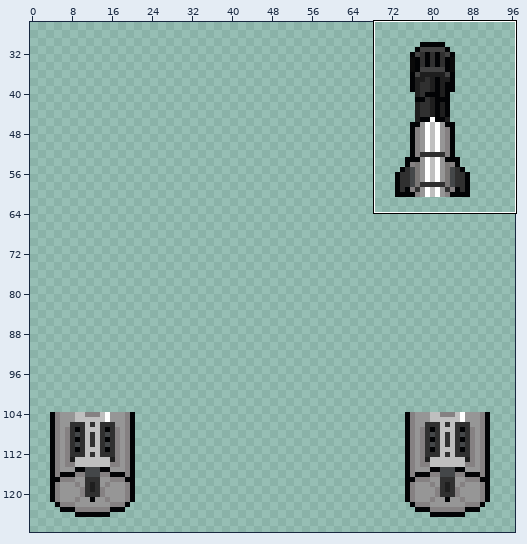
Sprite sheet, stored at Resources/Textures/_RMC14/Objects/dropship_attachments.rsi/30mm_cannon_installed.png. Above, an overview of the earlier version with the close-up marked.
Close-up. Earlier state:
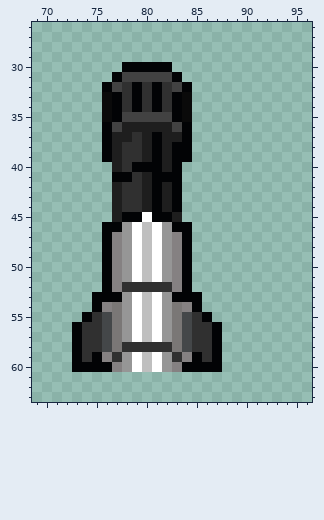
The file is 128x128 pixels. Colours within 5 levels of each other are drawn and written as one. Shown: x 69..96, y 26..63. The wide view leaves out empty margins.
Once edited:
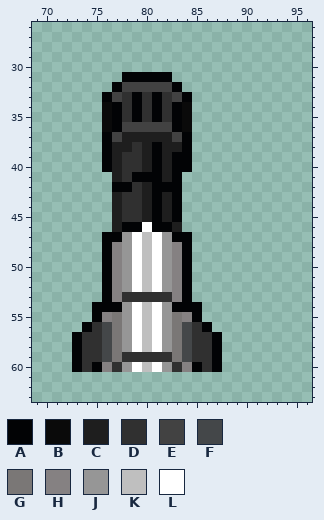
Palette (. is transparent): A #020305  B #0a0a0a  C #1e1e1e  D #303030  E #424242  F #444749  G #7a7776  H #858182  J #969696  K #bfbfbf  L #ffffff
The edit:
@@ x 74..86 @@
 29 .............
-30 ....AAAAA....
-31 ...AEEEEEA...
-32 ..AEDADADEA..
-33 ..BADADADAB..
+30 .............
+31 ....AAAAA....
+32 ...AEEEEEA...
+33 ..AEDADADEA..
 34 ..BADADADAB..
-35 ..BAEEEEEAB..
-36 ..AECCCCCEA..
-37 ..ACCDCACCA..
-38 ..ACDDCACAA..
+35 ..BADADADAB..
+36 ..BAEEEEEAB..
+37 ..AECCCCCEA..
+38 ..ACCDCACCA..
 39 ..ACDDCACAA..
-40 ...CDAAACA...
-41 ...AADCAAA...
-42 ...CDDCACA...
+40 ..ACDDCACAA..
+41 ...CDAAACA...
+42 ...AADCAAA...
 43 ...CDDCACA...
 44 ...CDDCACA...
-45 ...CAALAAC...
-46 ..AAJLKLJAA..
-47 ..AHJLKLJHA..
+45 ...CDDCACA...
+46 ...CAALAAC...
+47 ..AAJLKLJAA..
 48 ..AHJLKLJHA..
@@ x 71..89 @@
 51 .....AHJLKLJHA.....
-52 .....AHDDDDDHA.....
-53 ....AAAJLKLJAAA....
-54 ....AHGJLKLJGHA....
-55 ...ADFGJLKLJGFDA...
-56 ..ADDFGJLKLJGFDDA..
+52 .....AHJLKLJHA.....
+53 .....AHDDDDDHA.....
+54 ....AAAJLKLJAAA....
+55 ....AHGJLKLJGHA....
+56 ...ADFGJLKLJGFDA...
 57 ..ADDFGJLKLJGFDDA..
-58 ..ADDFGDDDDDGFDDA..
-59 ..ADAHDJLKLJDHADA..
-60 ..AAAAHJLKLJHAAAA..
+58 ..ADDFGJLKLJGFDDA..
+59 ..ADDFGDDDDDGFDDA..
+60 ..ADAHDJLKLJDHADA..
 61 ...................
Boxes around the changes in both close-ups, in picture pixels (x1, y1, x2, y2):
changed: (72, 62, 222, 372)
